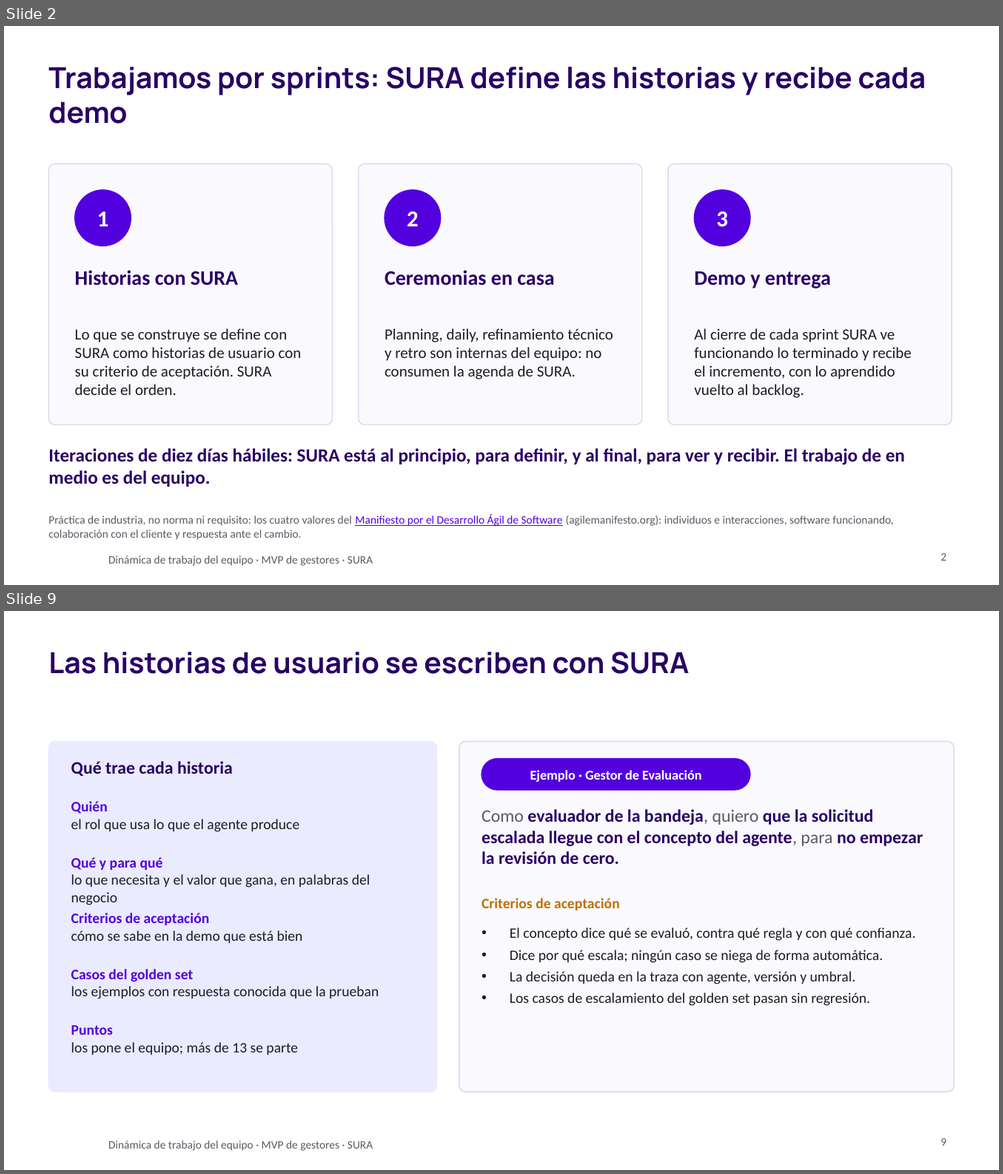
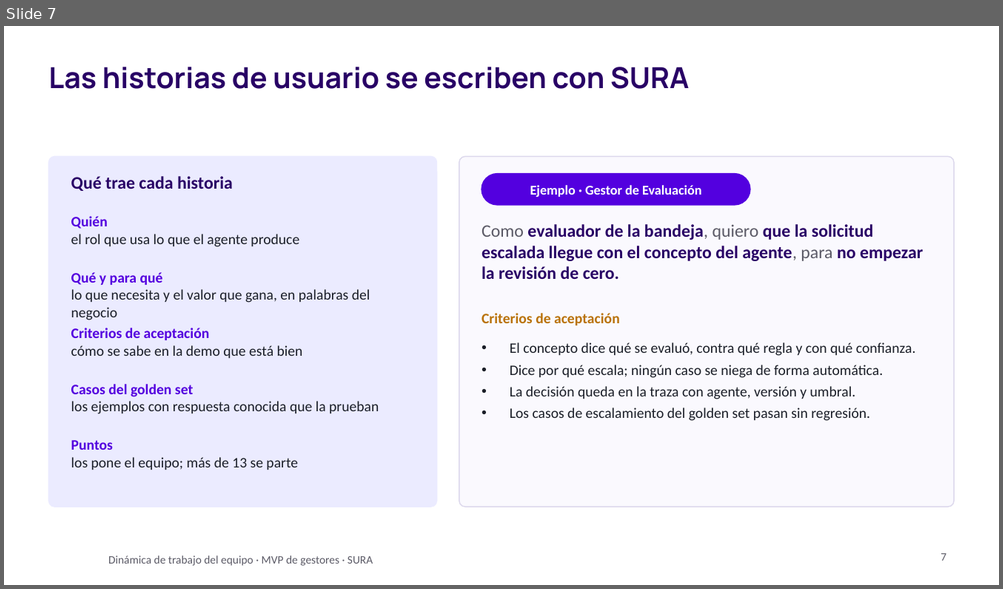
Before and after one commit to didierfrancogomez/propuestas, a slide deck: SURA/gestores-sura/metodologia-trabajo/Tech and Solve - Dinámica de trabajo del equipo.pptx. Shown one above the other, each under a label of ours: slides 2 and 9 before the commit, slide 7 after it; the slides between them are not shown. The pictures are 1003x1174 and 1003x589 pixels, drawn with LibreOffice and Linux fonts; fonts in the diff are those of the drawing; background and template pictures are left out. Boxes give left, top, right and bottom in pixels: in the first picture for what was removed or moved away, otherwise in the second. Text is boxed around its words. In the diff, an @@ line names an element or a change of style, - is before the commit and + after.

```diff
--- a/SURA/gestores-sura/metodologia-trabajo/Tech and Solve - Dinámica de trabajo del equipo.pptx
+++ b/SURA/gestores-sura/metodologia-trabajo/Tech and Solve - Dinámica de trabajo del equipo.pptx
@@ slide 2 removed at (4,26,999,585), background #FFFFFF; not listed: 1 template element that a slide beside it also shows @@
@@ title removed at (48,67,926,124) @@
-Trabajamos por sprints: SURA define las historias y recibe cada demo
@@ rounded rectangle removed at (48,164,333,425) @@
@@ rounded rectangle removed at (358,164,642,425) @@
@@ rounded rectangle removed at (668,164,951,425) @@
@@ ellipse removed at (75,190,131,246) @@
@@ ellipse removed at (384,190,441,246) @@
@@ ellipse removed at (694,190,750,246) @@
@@ text removed at (97,212,109,227) @@
-1
@@ text removed at (407,212,418,227) @@
-2
@@ text removed at (716,211,728,227) @@
-3
@@ text removed at (75,270,238,286) @@
-Historias con SURA
@@ text removed at (384,270,554,286) @@
-Ceremonias en casa
@@ text removed at (694,271,831,289) @@
-Demo y entrega
@@ text removed at (75,329,301,395) @@
-Lo que se construye se define con SURA como historias de usuario con su criterio de aceptación. SURA decide el orden.
@@ text removed at (384,329,613,380) @@
-Planning, daily, refinamiento técnico y retro son internas del equipo: no consumen la agenda de SURA.
@@ text removed at (694,329,911,398) @@
-Al cierre de cada sprint SURA ve funcionando lo terminado y recibe el incremento, con lo aprendido vuelto al backlog.
@@ text removed at (48,449,905,487) @@
-Iteraciones de diez días hábiles: SURA está al principio, para definir, y al final, para ver y recibir. El trabajo de en medio es del equipo.
@@ text removed at (48,514,893,540) @@
-Práctica de industria, no norma ni requisito: los cuatro valores del Manifiesto por el Desarrollo Ágil de Software (agilemanifesto.org): individuos e interacciones, software funcionando, colaboración con el cliente y respuesta ante el cambio.
@@ page number removed at (940,554,946,561) @@
-2
@@ what was slide 9 is now slide 7 @@
@@ page number at (940,554,946,561): text changed @@
-9
+7
```
Also in this commit, not shown: 11 slides changed, 8 slides added, 7 other slides removed, 12 other files.
